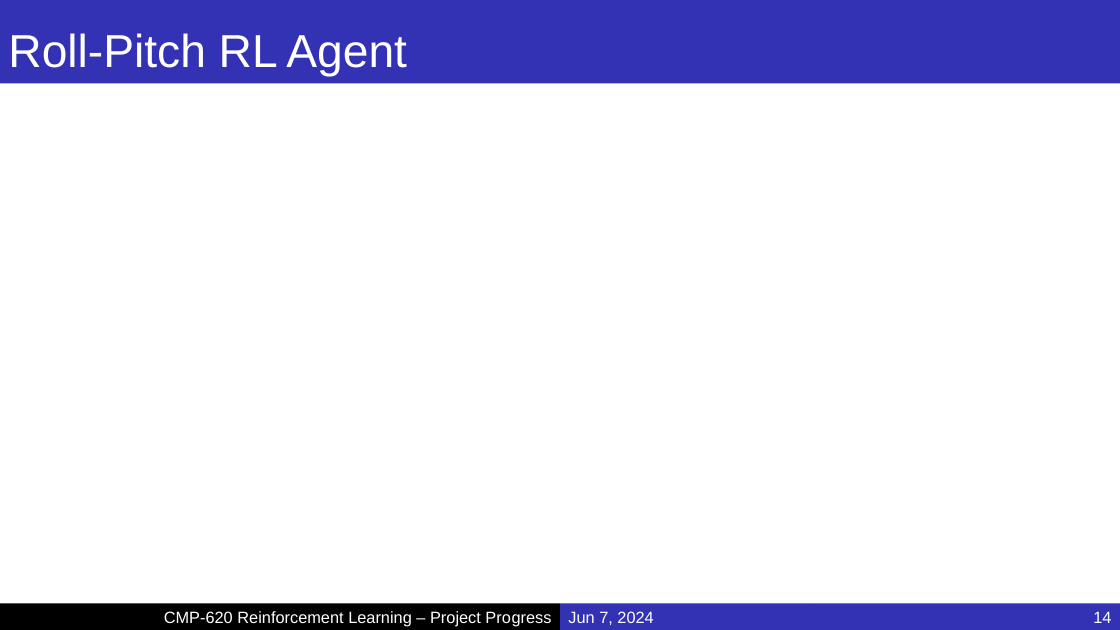
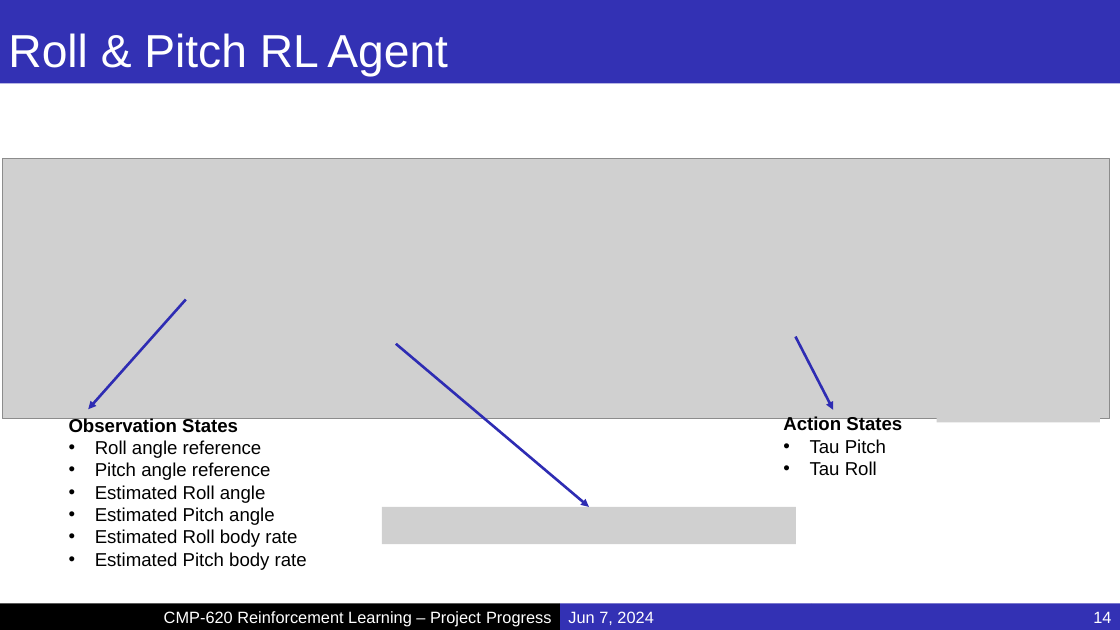
Before and after one commit to MucahidRidvanKaplan/ParrotQuadcopterRL, a slide deck: slide 14 of Presentations/Project_Final.pptx. Drawn at 1120x630 pixels with LibreOffice and Linux fonts; fonts in the diff are those of the drawing; grey boxes stand for pictures; background and template pictures are left out. Boxes give left, top, right and bottom in pixels: in the first picture for what was removed or moved away, otherwise in the second. Text is boxed around its words. In the diff, an @@ line names an element or a change of style, - is before the commit and + after.

```diff
--- a/Presentations/Project_Final.pptx
+++ b/Presentations/Project_Final.pptx
@@ title at bbox=[8, 33, 448, 76]: text changed @@
-Roll-Pitch RL Agent
+Roll & Pitch RL Agent
@@ picture added at bbox=[3, 158, 1111, 418] @@
@@ picture added at bbox=[938, 245, 1101, 279] @@
@@ arrow added from (186, 300) to (88, 409), #2F2DB3 2.25 pt @@
@@ arrow added from (396, 344) to (589, 507), #2F2DB3 2.25 pt @@
@@ arrow added from (796, 337) to (833, 410), #2F2DB3 2.25 pt @@
@@ picture added at bbox=[937, 389, 1100, 423] @@
@@ text added at bbox=[69, 417, 307, 570], 16 pt, text #000000 @@
+Observation States
+• Roll angle reference
+• Pitch angle reference
+• Estimated Roll angle
+• Estimated Pitch angle
+• Estimated Roll body rate
+• Estimated Pitch body rate
@@ text added at bbox=[783, 416, 902, 475], 16 pt, text #000000 @@
+Action States
+• Tau Pitch
+• Tau Roll
@@ picture added at bbox=[382, 507, 797, 544] @@
```
Also in this commit, not shown: 13 other slides changed, 1 slide removed.
